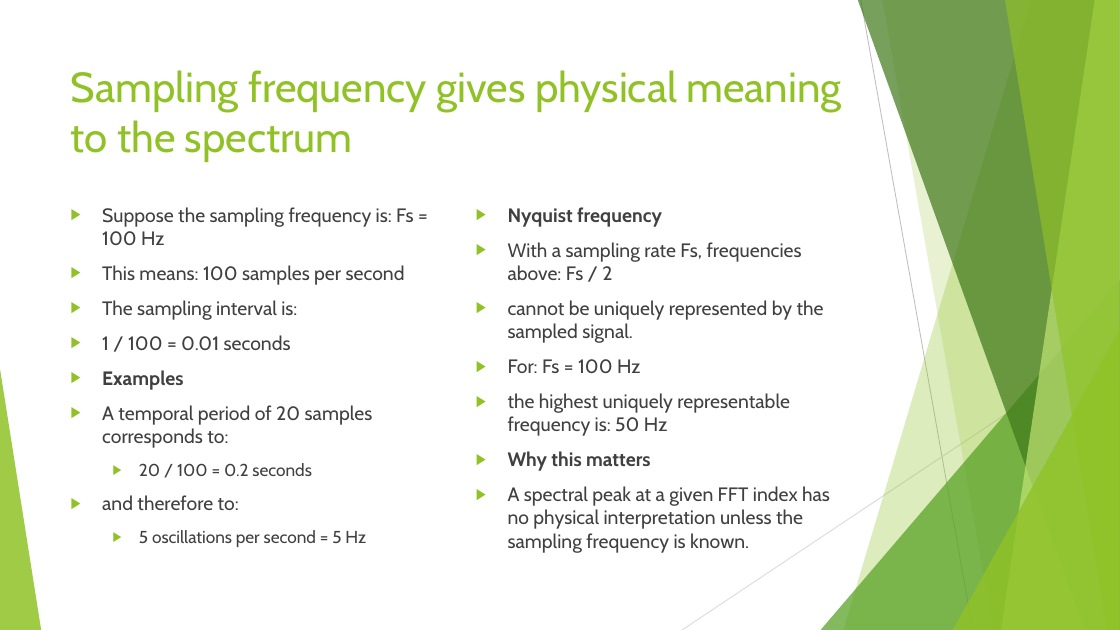
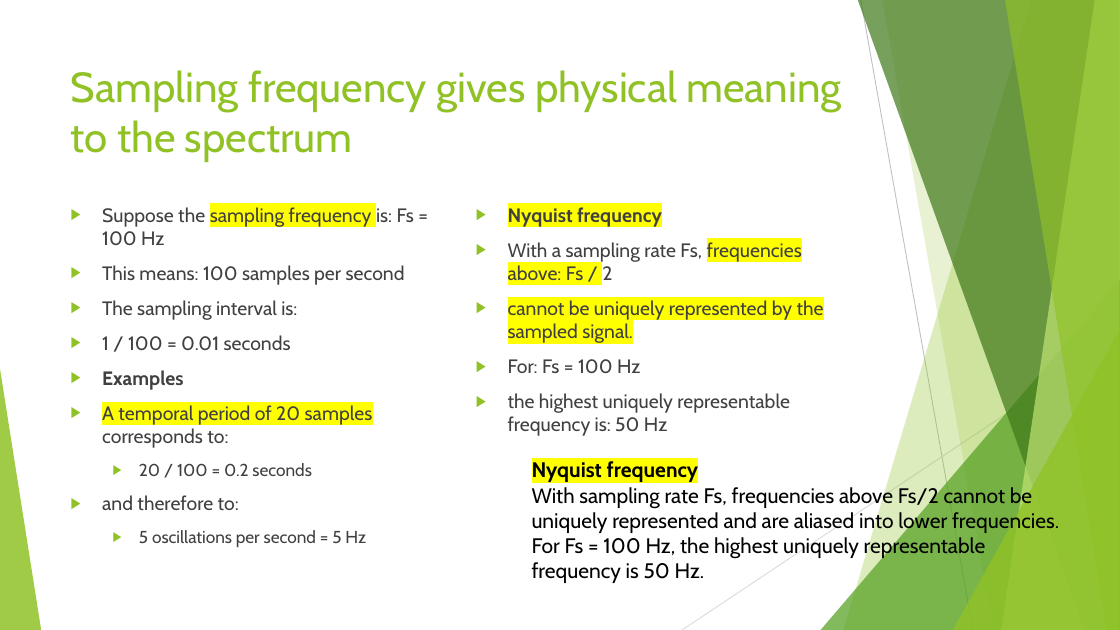
Before and after one commit to FranzGH/timeseries, a slide deck: slide 77 of Slides/03 Traditional Baselines and Feature-Based Machine Learning.pptx. Drawn at 1120x630 pixels with LibreOffice and Linux fonts; fonts in the diff are those of the drawing. Boxes give left, top, right and bottom in pixels: in the first picture for what was removed or moved away, otherwise in the second. Text is boxed around its words. In the diff, an @@ line names an element or a change of style, - is before the commit and + after.

Commit message:
Pre-lecture

```diff
--- a/Slides/03 Traditional Baselines and Feature-Based Machine Learning.pptx
+++ b/Slides/03 Traditional Baselines and Feature-Based Machine Learning.pptx
@@ text at (102, 207, 414, 448): highlight none to #FFFF00 in "sampling frequency", "A temporal period of 20 samples" @@
@@ text at (508, 207, 824, 343): highlight none to #FFFF00 in "Nyquist frequency", "frequencies above: Fs /", "cannot be uniquely represented by the sampled ..." @@
@@ text at (508, 451, 830, 553): paragraphs removed @@
-▶ Why this matters
-▶ A spectral peak at a given FFT index has no physical interpretation unless the sampling frequency is known.
@@ text added at (532, 460, 1059, 583), 18 pt, text #000000 @@
+Nyquist frequency
+With sampling rate Fs, frequencies above Fs/2 cannot be uniquely represented and are aliased into lower frequencies.
+For Fs = 100 Hz, the highest uniquely representable frequency is 50 Hz.
```
Also in this commit, not shown: 23 other slides changed, 1 other file.
